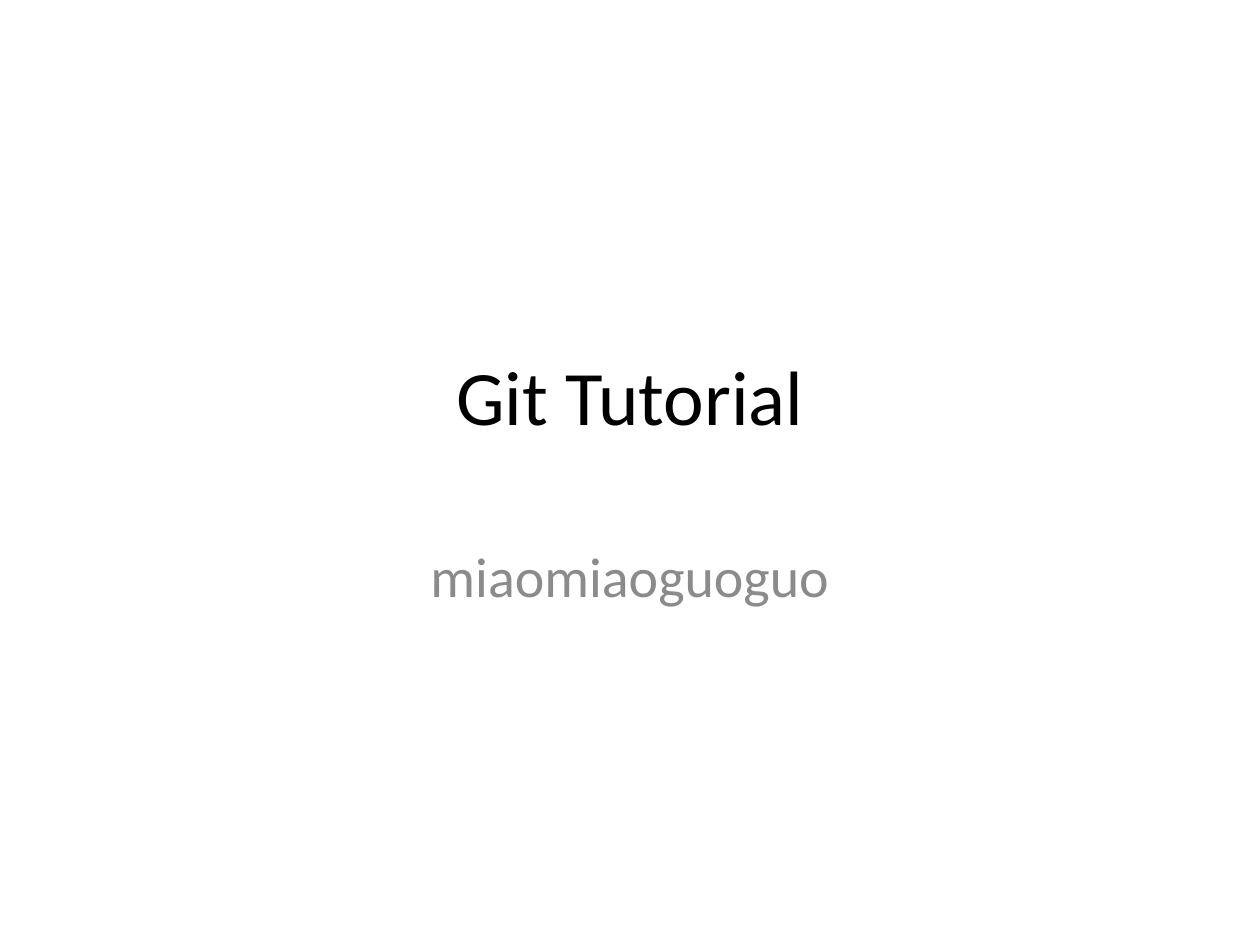
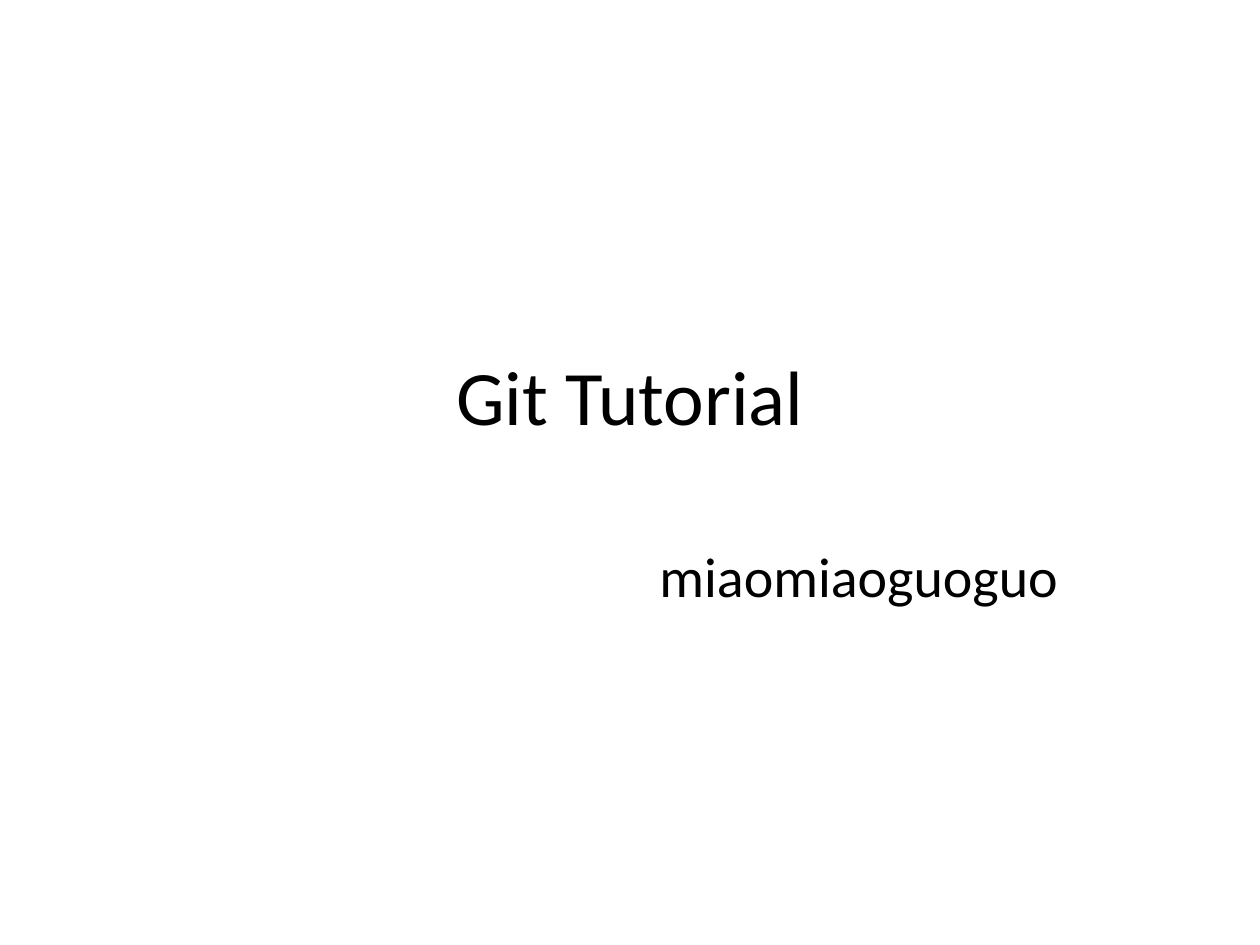
Before and after one commit to miaomiaoguoguo/git-tutorial, a slide deck: slide 1 of git_tutorial.pptx. Drawn at 1260x945 pixels with LibreOffice and Linux fonts; fonts in the diff are those of the drawing. Boxes give left, top, right and bottom in pixels: in the first picture for what was removed or moved away, otherwise in the second. Text is boxed around its words. In the diff, an @@ line names an element or a change of style, - is before the commit and + after.

```diff
--- a/git_tutorial.pptx
+++ b/git_tutorial.pptx
@@ subtitle "miaomiaoguoguo" at (659, 558, 1057, 607): text colour #8C8C8C to #000000; alignment centre to right @@
```
Also in this commit, not shown: 1 other slide changed, 1 other file.
